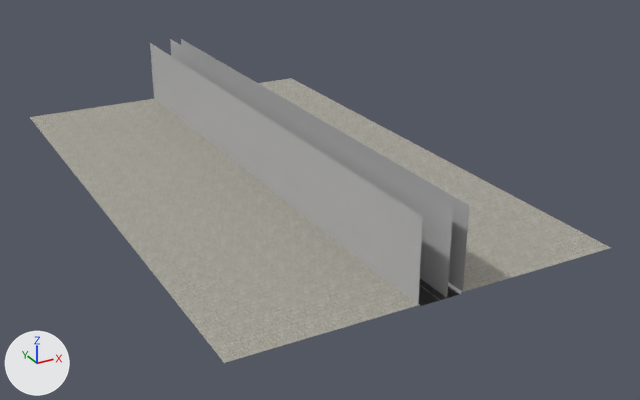
One commit to the FBX model Assets/ArtFolder/City/CityA_mesh&prefab/CityTrack_A1205.fbx: the scene before it, then after it.
Camera for both pictures: a camera (50 mm lens) standing at (-1.74, -2.96, 1.62) and looking at (0.16, 0.48, -0.1). The lights are fixed; the arrows at lower left show +X, +Y and +Z. Where no turn or scale is listed for an object, it has been applied to the vertices.

Objects in the first picture: 'CityAI_A', 'CityA_Wall_L', 'CityA_Wall_R', 'CitySidewalk_A'.
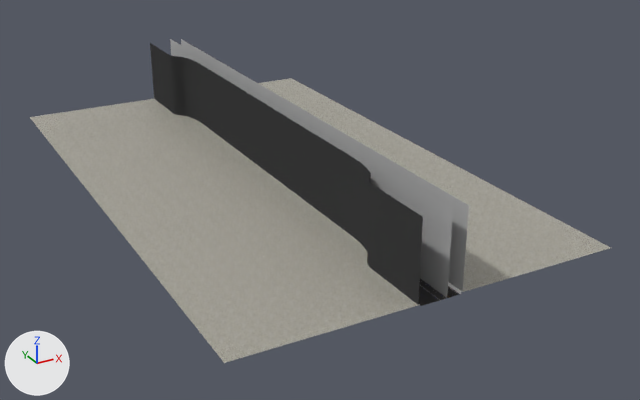
What differs and where, as boxes (x1, y1, x2, y2) in the pictures (640 x 400 px):
'CityA_Wall_L', reshaped, moved: (150, 43, 423, 305) in both

Patch to the scene script:
```diff
--- a/Assets/ArtFolder/City/CityA_mesh&prefab/CityTrack_A1205.fbx.py
+++ b/Assets/ArtFolder/City/CityA_mesh&prefab/CityTrack_A1205.fbx.py
@@ me_mesh_005 @@
 # used by ob_citya_wall_l; location = (-0.197, 0.0, 0.0)
-me_mesh_005.from_pydata(...)  # 12 vertices, 4 faces; spans x 0.1, y -0.71..2.13, z 0.0..0.35
+me_mesh_005.from_pydata(...)  # 74 vertices, 36 faces; spans x -0.1..-0.02, y -0.71..2.13, z 0.0..0.35
+# me_mesh_005 part 1: the whole mesh is rebuilt
 me_mesh_005.materials.append(mat_lambert2)
@@ ob_citya_wall_l @@
 ob_citya_wall_l = bpy.data.objects.new('CityA_Wall_L', me_mesh_005)
-ob_citya_wall_l.location = (-0.197, 0.0, 0.0)
+ob_citya_wall_l.location = (0.0, 0.0, 0.0)
```
